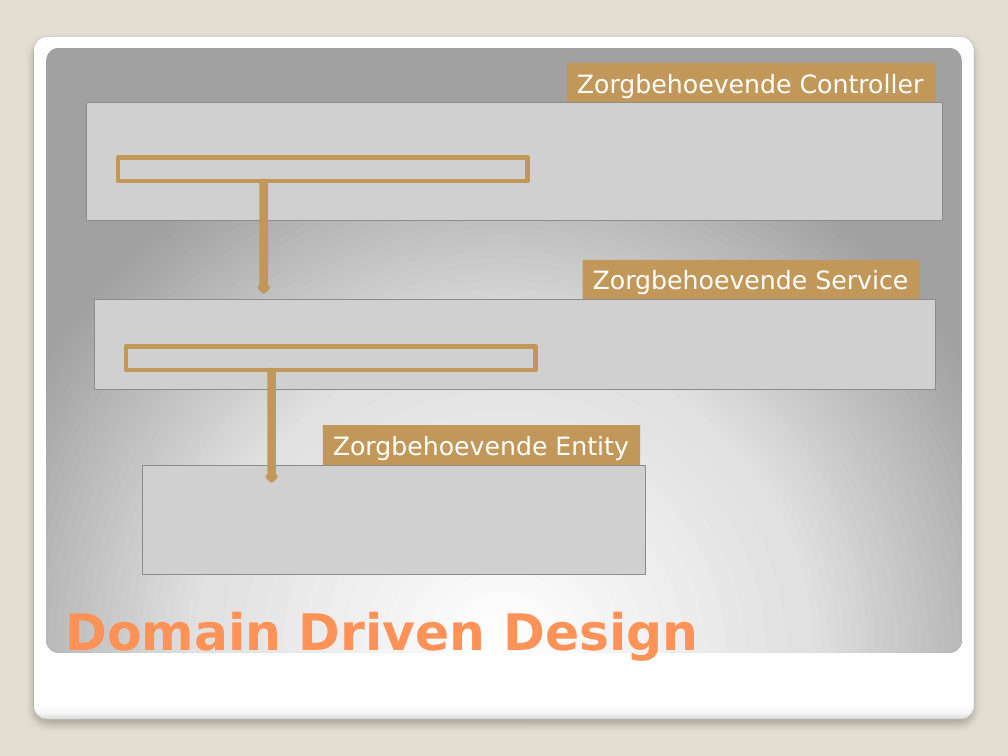
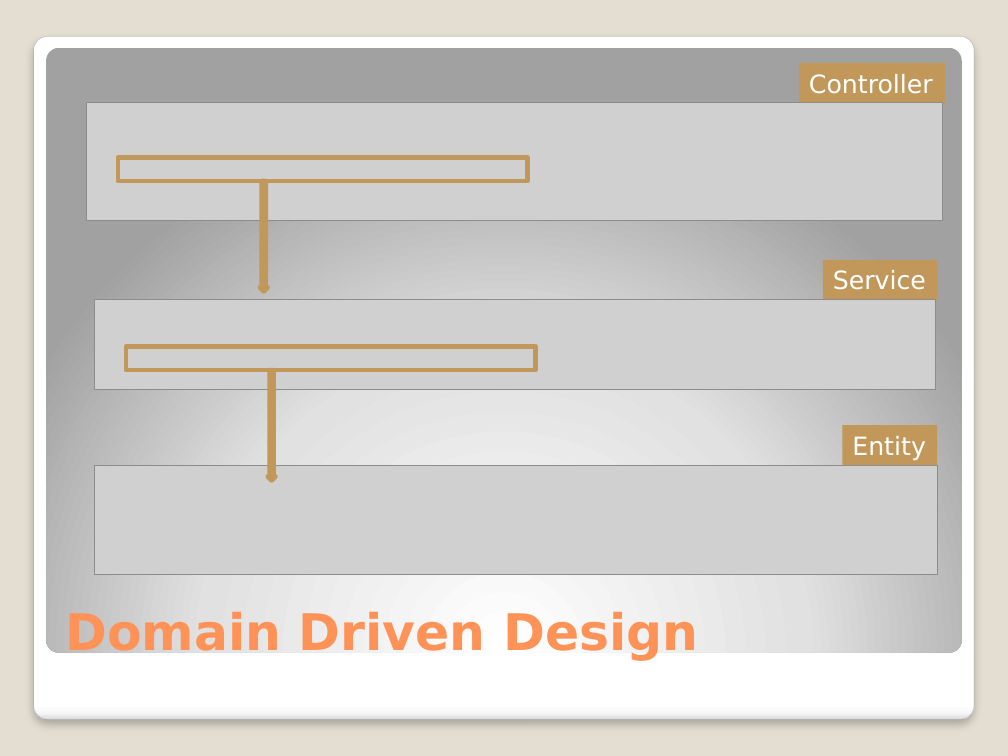
Before and after one commit to michelgrootjans/dkvlessonslearned, a slide deck: slide 15 of slides/Technical Session/Lessons learned.pptx. Drawn at 1008x756 pixels with LibreOffice and Linux fonts; fonts in the diff are those of the drawing; grey boxes stand for pictures. Boxes give left, top, right and bottom in pixels: in the first picture for what was removed or moved away, otherwise in the second. Text is boxed around its words. In the diff, an @@ line names an element or a change of style, - is before the commit and + after.

```diff
--- a/slides/Technical Session/Lessons learned.pptx
+++ b/slides/Technical Session/Lessons learned.pptx
@@ rectangle "Controller": place and size @@
-rectangle "Controller" at [568,62,936,103]
+rectangle "Controller" at [799,62,946,103]
@@ text in rectangle at [809,74,933,94]: text changed @@
-Zorgbehoevende Controller
+Controller
@@ rectangle "Service": place and size @@
-rectangle "Service" at [583,260,919,300]
+rectangle "Service" at [823,260,936,300]
@@ text in rectangle at [833,270,926,290]: text changed @@
-Zorgbehoevende Service
+Service
@@ rectangle "Entity": place and size @@
-rectangle "Entity" at [323,425,640,466]
+rectangle "Entity" at [843,425,937,466]
@@ text in rectangle at [852,436,926,461]: text changed @@
-Zorgbehoevende Entity
+Entity
@@ picture: place and size @@
-picture at [143,466,646,575]
+picture at [95,466,937,575]
```
Also in this commit, not shown: 17 other slides changed.
